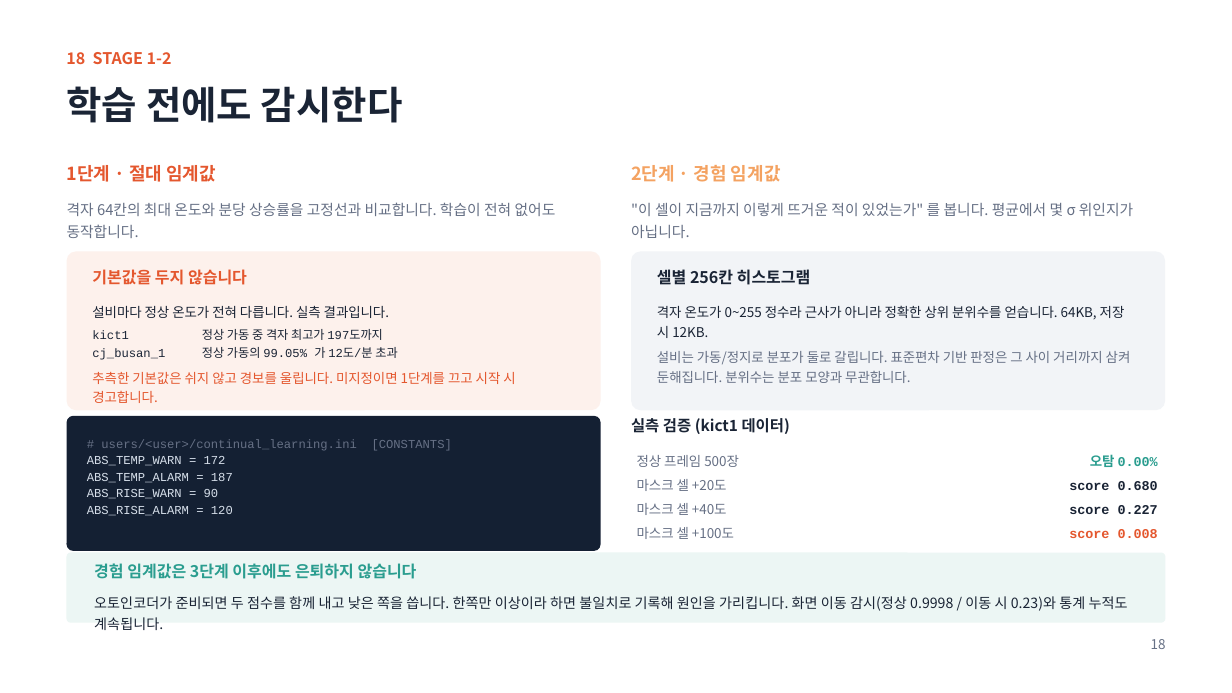
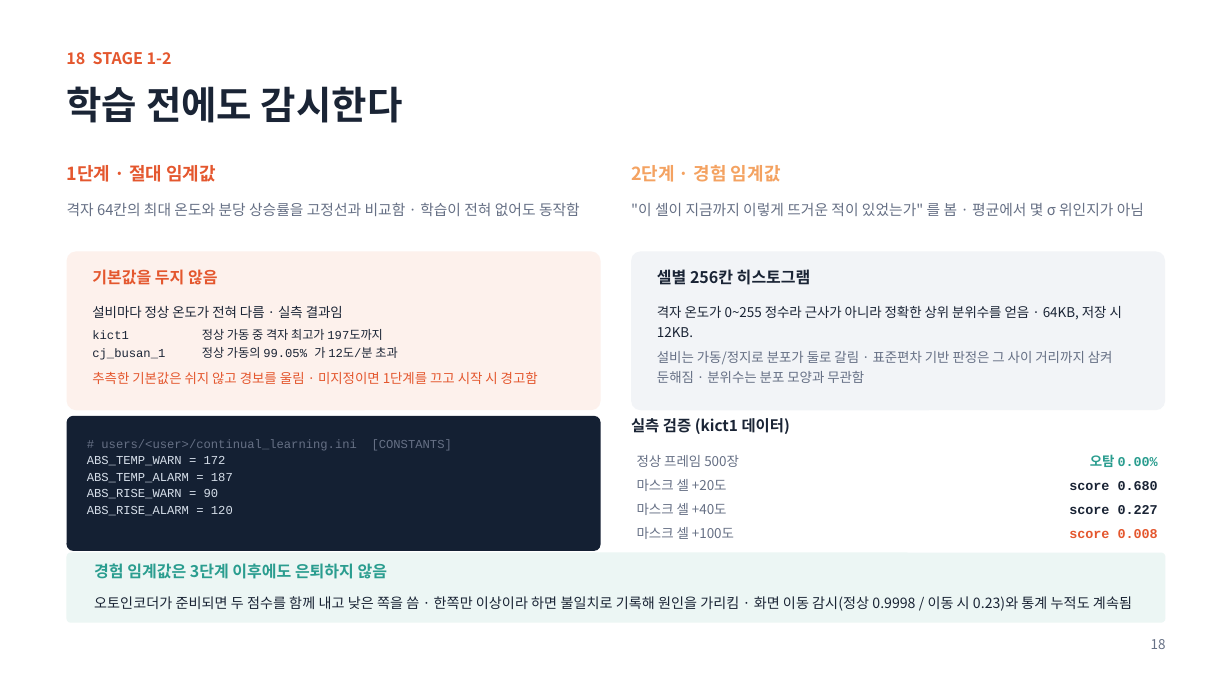
Before and after one commit to oskwon65/MultiModal_FireCam, a slide deck: slide 19 of 멀티모달_화재감지_분석서버_설치매뉴얼.pptx. Drawn at 1232x693 pixels with LibreOffice and Linux fonts; fonts in the diff are those of the drawing. Boxes give left, top, right and bottom in pixels: in the first picture for what was removed or moved away, otherwise in the second. Text is boxed around its words. In the diff, an @@ line names an element or a change of style, - is before the commit and + after.

```diff
--- a/멀티모달_화재감지_분석서버_설치매뉴얼.pptx
+++ b/멀티모달_화재감지_분석서버_설치매뉴얼.pptx
@@ text at (67, 202, 580, 216): text changed @@
-격자 64칸의 최대 온도와 분당 상승률을 고정선과 비교합니다. 학습이 전혀 없어도 동작합니다.
+격자 64칸의 최대 온도와 분당 상승률을 고정선과 비교함 · 학습이 전혀 없어도 동작함
@@ text at (631, 203, 1144, 216): text changed @@
-"이 셀이 지금까지 이렇게 뜨거운 적이 있었는가" 를 봅니다. 평균에서 몇 σ 위인지가 아닙니다.
+"이 셀이 지금까지 이렇게 뜨거운 적이 있었는가" 를 봄 · 평균에서 몇 σ 위인지가 아님
@@ text at (92, 269, 217, 285): text changed @@
-기본값을 두지 않습니다
+기본값을 두지 않음
@@ text at (92, 306, 343, 318): text changed @@
-설비마다 정상 온도가 전혀 다릅니다. 실측 결과입니다.
+설비마다 정상 온도가 전혀 다름 · 실측 결과임
@@ text at (657, 306, 1122, 383): text changed @@
-격자 온도가 0~255 정수라 근사가 아니라 정확한 상위 분위수를 얻습니다. 64KB, 저장 시 12KB.
-설비는 가동/정지로 분포가 둘로 갈립니다. 표준편차 기반 판정은 그 사이 거리까지 삼켜 둔해집니다. 분위수는 분포 모양과 무관합니다.
+격자 온도가 0~255 정수라 근사가 아니라 정확한 상위 분위수를 얻음 · 64KB, 저장 시 12KB.
+설비는 가동/정지로 분포가 둘로 갈림 · 표준편차 기반 판정은 그 사이 거리까지 삼켜 둔해짐 · 분위수는 분포 모양과 무관함
@@ text at (92, 371, 538, 384): text changed @@
-추측한 기본값은 쉬지 않고 경보를 울립니다. 미지정이면 1단계를 끄고 시작 시 경고합니다.
+추측한 기본값은 쉬지 않고 경보를 울림 · 미지정이면 1단계를 끄고 시작 시 경고함
@@ text at (94, 563, 387, 579): text changed @@
-경험 임계값은 3단계 이후에도 은퇴하지 않습니다
+경험 임계값은 3단계 이후에도 은퇴하지 않음
@@ text at (94, 596, 1132, 611): text changed @@
-오토인코더가 준비되면 두 점수를 함께 내고 낮은 쪽을 씁니다. 한쪽만 이상이라 하면 불일치로 기록해 원인을 가리킵니다. 화면 이동 감시(정상 0.9998 / 이동 시 0.23)와 통계 누적도 계속됩니다.
+오토인코더가 준비되면 두 점수를 함께 내고 낮은 쪽을 씀 · 한쪽만 이상이라 하면 불일치로 기록해 원인을 가리킴 · 화면 이동 감시(정상 0.9998 / 이동 시 0.23)와 통계 누적도 계속됨
```
Also in this commit, not shown: 31 other slides changed, 5 slides added, 50 other files.
